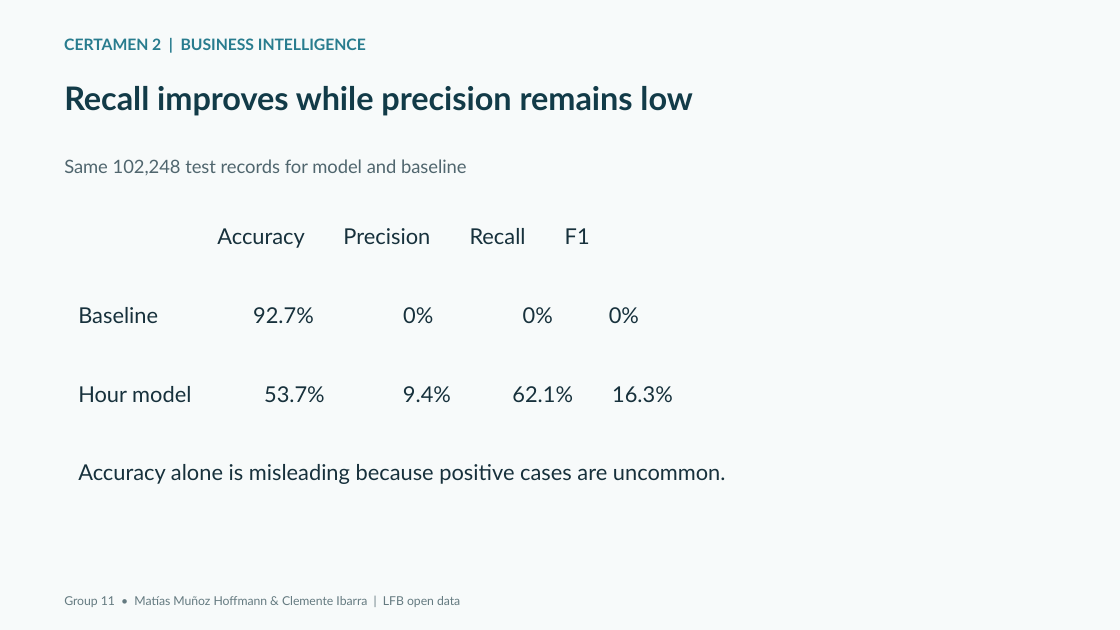
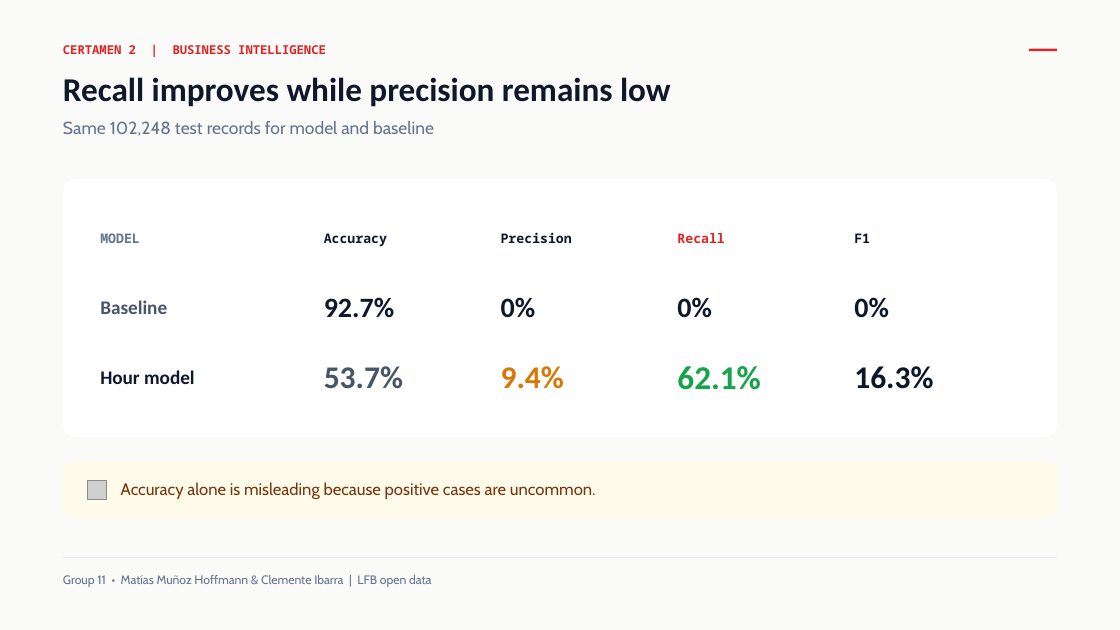
Before and after one commit to matiasudd/lfb-business-intelligence, a slide deck: slide 4 of outputs/c2/C2_Presentation.pptx. Drawn at 1120x630 pixels with LibreOffice and Linux fonts; fonts in the diff are those of the drawing; grey boxes stand for pictures. Boxes give left, top, right and bottom in pixels: in the first picture for what was removed or moved away, otherwise in the second. Text is boxed around its words. In the diff, an @@ line names an element or a change of style, - is before the commit and + after.

```diff
--- a/outputs/c2/C2_Presentation.pptx
+++ b/outputs/c2/C2_Presentation.pptx
@@ background #F7FAFA to #FAFAF9 @@
@@ text "CERTAMEN 2 | BUSINESS INTELLIGENCE": place and size @@
-text "CERTAMEN 2 | BUSINESS INTELLIGENCE" at (64,38,366,50)
+text "CERTAMEN 2 | BUSINESS INTELLIGENCE" at (63,45,326,54)
@@ text "CERTAMEN 2 | BUSINESS INTELLIGENCE" at (63,45,326,54): size 13.5 to 10.5 pt, font Lato to Noto Sans Mono, text colour #287C8E to #DC2626 @@
@@ rectangle added at (1029,49,1057,51), fill #DC2626 @@
@@ text "Recall improves while precision remains ...": place and size @@
-text "Recall improves while precision remains ..." at (64,86,692,116)
+text "Recall improves while precision remains ..." at (63,77,671,107)
@@ text "Recall improves while precision remains ..." at (63,77,671,107): size 27.8 to 28.5 pt, font Lato to Calibri, text colour #123B48 to #0F172A @@
@@ text "Same 102,248 test records for ...": place and size @@
-text "Same 102,248 test records for ..." at (64,159,467,175)
+text "Same 102,248 test records for ..." at (63,121,434,136)
@@ text "Same 102,248 test records for ..." at (63,121,434,136): size 15.8 to 15 pt, font Lato to Cabin, text colour #50666E to #64748B @@
@@ rounded rectangle added at (63,179,1057,437), fill #FFFFFF @@
@@ table added at (94,203,1027,413), 3 rows, 5 columns @@
+MODEL | Accuracy | Precision | Recall | F1
+Baseline | 92.7% | 0% | 0% | 0%
+Hour model | 53.7% | 9.4% | 62.1% | 16.3%
@@ text removed at (217,228,590,248) @@
-Accuracy Precision Recall F1
@@ text removed at (78,307,639,323) @@
-Baseline 92.7% 0% 0% 0%
@@ text removed at (78,386,673,402) @@
-Hour model 53.7% 9.4% 62.1% 16.3%
@@ rounded rectangle added at (63,461,1057,518), fill #FFFBEB @@
@@ text "Accuracy alone is misleading because ...": place and size @@
-text "Accuracy alone is misleading because ..." at (78,464,726,484)
+text "Accuracy alone is misleading because ..." at (121,482,596,499)
@@ text "Accuracy alone is misleading because ..." at (121,482,596,499): size 18.8 to 14.2 pt, font Lato to Cabin, text colour #17313C to #78350F @@
@@ picture added at (87,481,107,500) @@
@@ text "Group 11 • Matías Muñoz ...": place and size @@
-text "Group 11 • Matías Muñoz ..." at (64,596,460,607)
+text "Group 11 • Matías Muñoz ..." at (63,575,431,587)
@@ text "Group 11 • Matías Muñoz ..." at (63,575,431,587): font Lato to Cabin, text colour #647A80 to #64748B @@
```
Also in this commit, not shown: 6 other slides changed, 1 other file.
